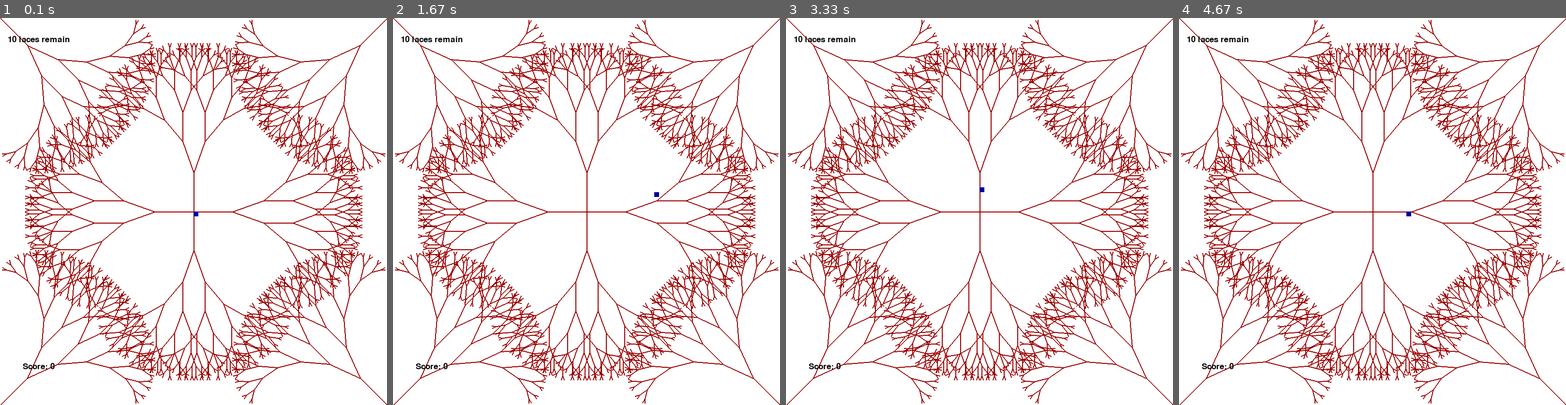
Above: before the commit, frames 1-4 (left to right).
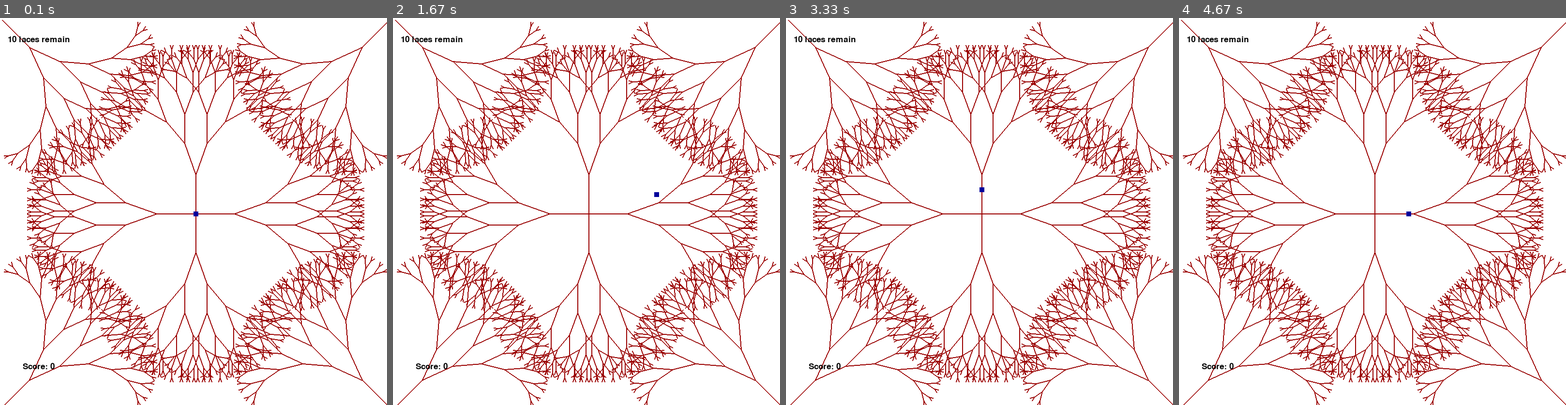
Above: after the commit, the same moments.

Repository: Andrew-Pynch/neuralink-bot
Game: pygame game, started from surgery_game.py
Two runs of this game, one before a commit and one after it. Both use one fixed random seed, a clock stepped at 60 frames per second and the inputs below.
Inputs:
- Up to frame 1 (0.1 s): no input
- Up to frame 2 (1.67 s): hold Right 0.33-0.8 s; hold Up 0.83-1.13 s; hold Right 1.17-1.63 s
- Up to frame 3 (3.33 s): hold Left 1.67-2.2 s; hold Down 2.23-2.53 s; hold Left 2.57-2.97 s; hold Up from 3 s (still down)
- Up to frame 4 (4.67 s): release Up at 3.37 s; hold Right 3.4-4.03 s; hold Down 4.07-4.43 s; hold Left from 4.47 s (still down)

The runs differ from the first frame. In frame 1, 15% of the frame differs, in the area x 0-100%, y 0-100%; in frame 2, 15%; in frame 3, 15%; in frame 4, 15%.

Commit message:
update readme

Diff:
--- a/surgery_game.py
+++ b/surgery_game.py
@@ -64,20 +64,19 @@
     return vessel_list
 
 
-def render_vessels(vessel_length, vessel_list):
+def render_vessels(vessel_length, vessel_list, pulse):
     """RENDER ALL THE VESSELS"""
-    vessel_length = 8
     ### CENTRAL VEINS ###
-    vessel_fractal(display_width/2, display_height/2, -90, vessel_length, vessel_list)
-    vessel_fractal(display_width/2, display_height/2, 0, vessel_length, vessel_list)
-    vessel_fractal(display_width/2, display_height/2, 90, vessel_length, vessel_list)
-    vessel_fractal(display_width/2, display_height/2, 180, vessel_length, vessel_list)
+    vessel_fractal(display_width/2+pulse, display_height/2+pulse, -90, vessel_length, vessel_list)
+    vessel_fractal(display_width/2+pulse, display_height/2+pulse, 0, vessel_length, vessel_list)
+    vessel_fractal(display_width/2+pulse, display_height/2+pulse, 90, vessel_length, vessel_list)
+    vessel_fractal(display_width/2+pulse, display_height/2+pulse, 180, vessel_length, vessel_list)
 
     ### OUTER VEINS POINTING INWARDS ###
-    vessel_fractal(0, 0, 45, vessel_length, vessel_list)
-    vessel_fractal(display_width, 0, -225, vessel_length, vessel_list)
-    vessel_fractal(0, display_height, -45, vessel_length, vessel_list)
-    vessel_fractal(display_width, display_height, 225, vessel_length, vessel_list)
+    vessel_fractal(0+pulse, 0+pulse, 45, vessel_length, vessel_list)
+    vessel_fractal(display_width+pulse, 0+pulse, -225, vessel_length, vessel_list)
+    vessel_fractal(0+pulse, display_height+pulse, -45, vessel_length, vessel_list)
+    vessel_fractal(display_width+pulse, display_height+pulse, 225, vessel_length, vessel_list)
 
 
 def render_lace(x, y, lace_list):
@@ -264,7 +263,13 @@
 
         """RENDER ALL THE VESSELS"""
         vessel_length = 8
-        render_vessels(vessel_length, vessel_list)
+        pulse = 5
+        if pulse != 0:
+            pulse -= 1
+        else:
+            pulse = 5
+        render_vessels(vessel_length, vessel_list, pulse)
+
 
         """### RENDER ALL THE LACES ###"""
         render_lace(x, y, lace_list)
Not shown, changed: README.md
